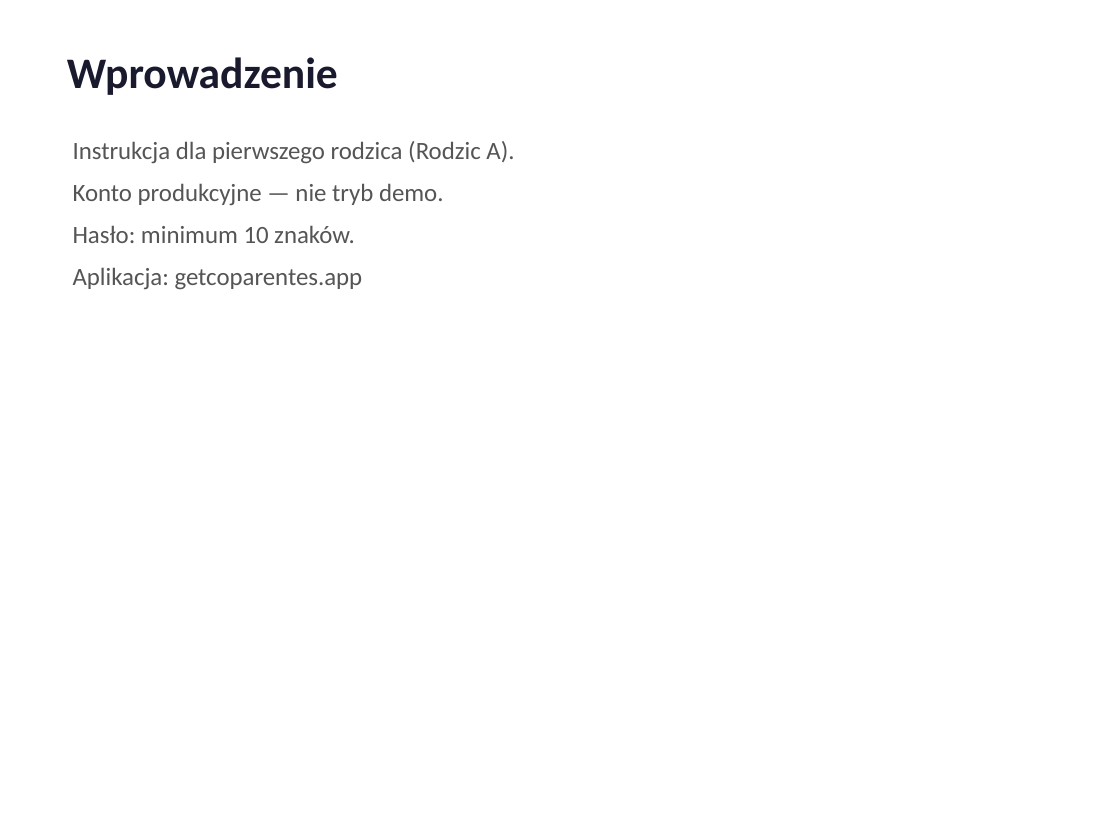
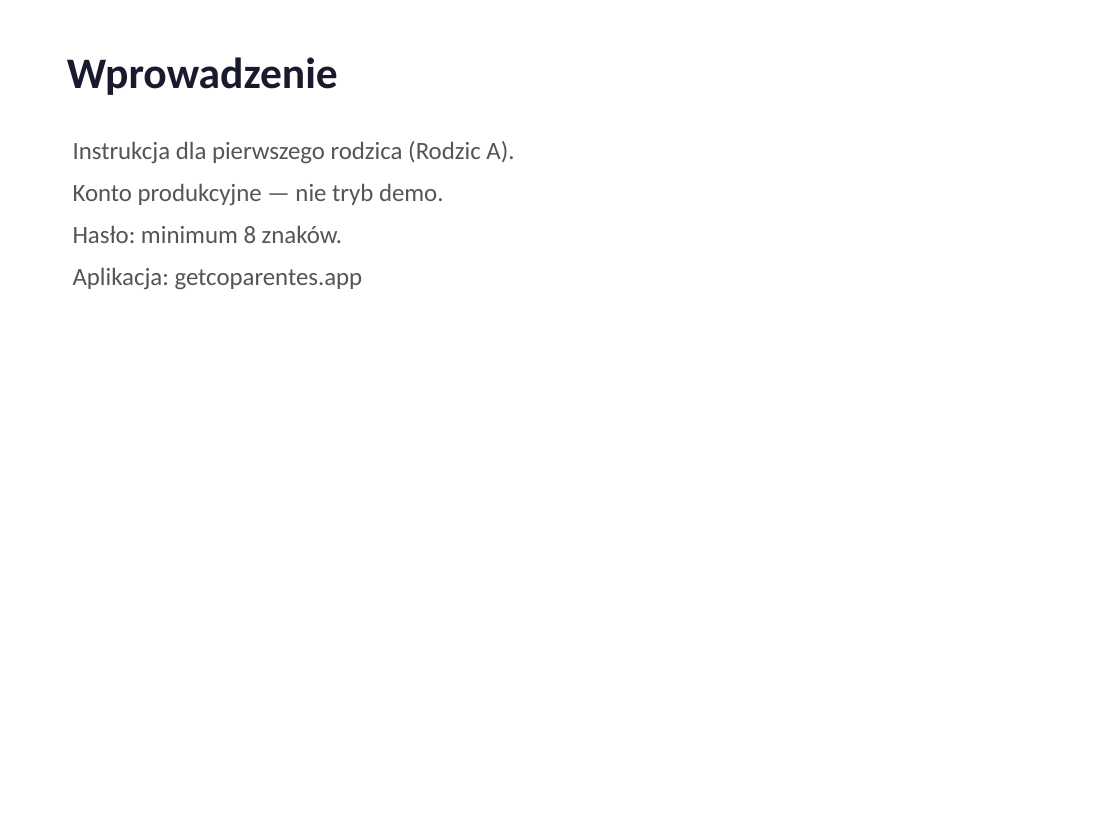
Before and after one commit to coparentes-cmd/Coparentes-App-vol-2, a slide deck: slide 2 of docs/instrukcja-nowa-rodzina.pptx. Drawn at 1120x840 pixels with LibreOffice and Linux fonts; fonts in the diff are those of the drawing. Boxes give left, top, right and bottom in pixels: in the first picture for what was removed or moved away, otherwise in the second. Text is boxed around its words. In the diff, an @@ line names an element or a change of style, - is before the commit and + after.

```diff
--- a/docs/instrukcja-nowa-rodzina.pptx
+++ b/docs/instrukcja-nowa-rodzina.pptx
@@ text at [73, 225, 343, 243]: text changed @@
-Hasło: minimum 10 znaków.
+Hasło: minimum 8 znaków.
```
Also in this commit, not shown: 2 other slides changed, 12 other files.
